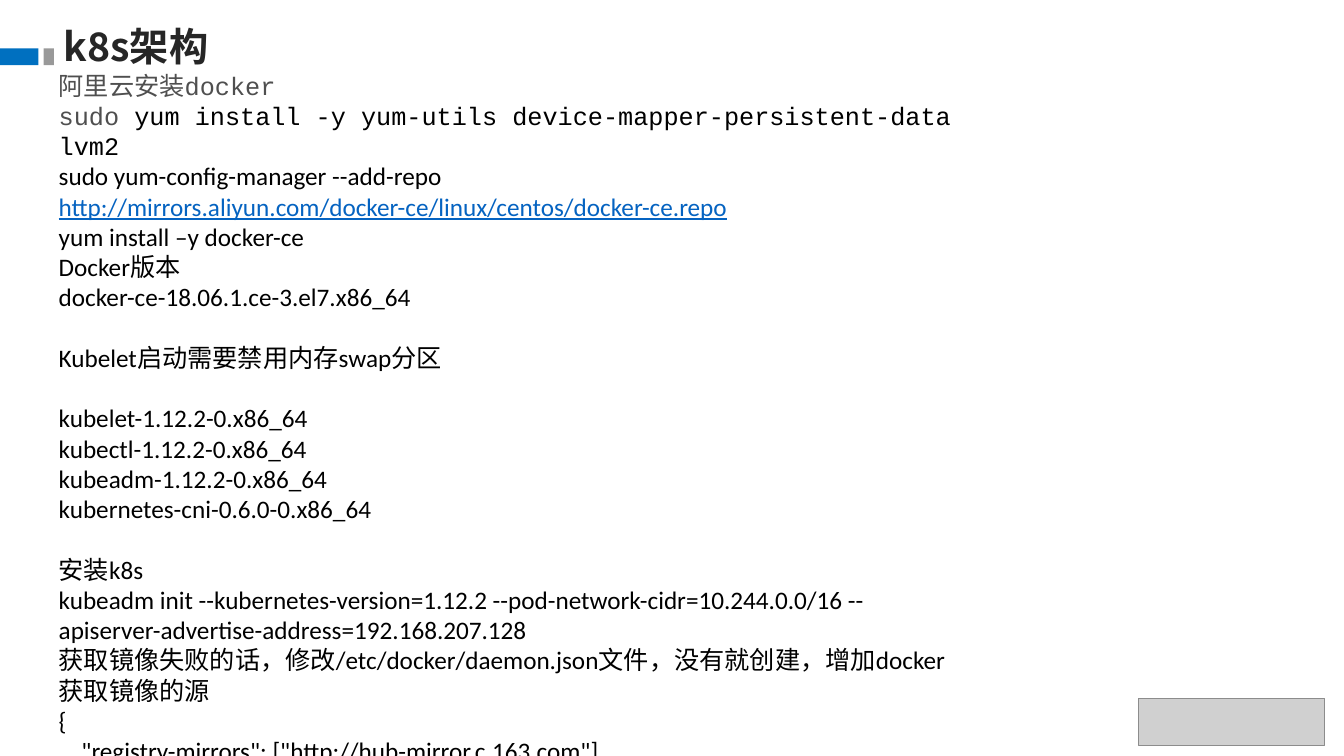
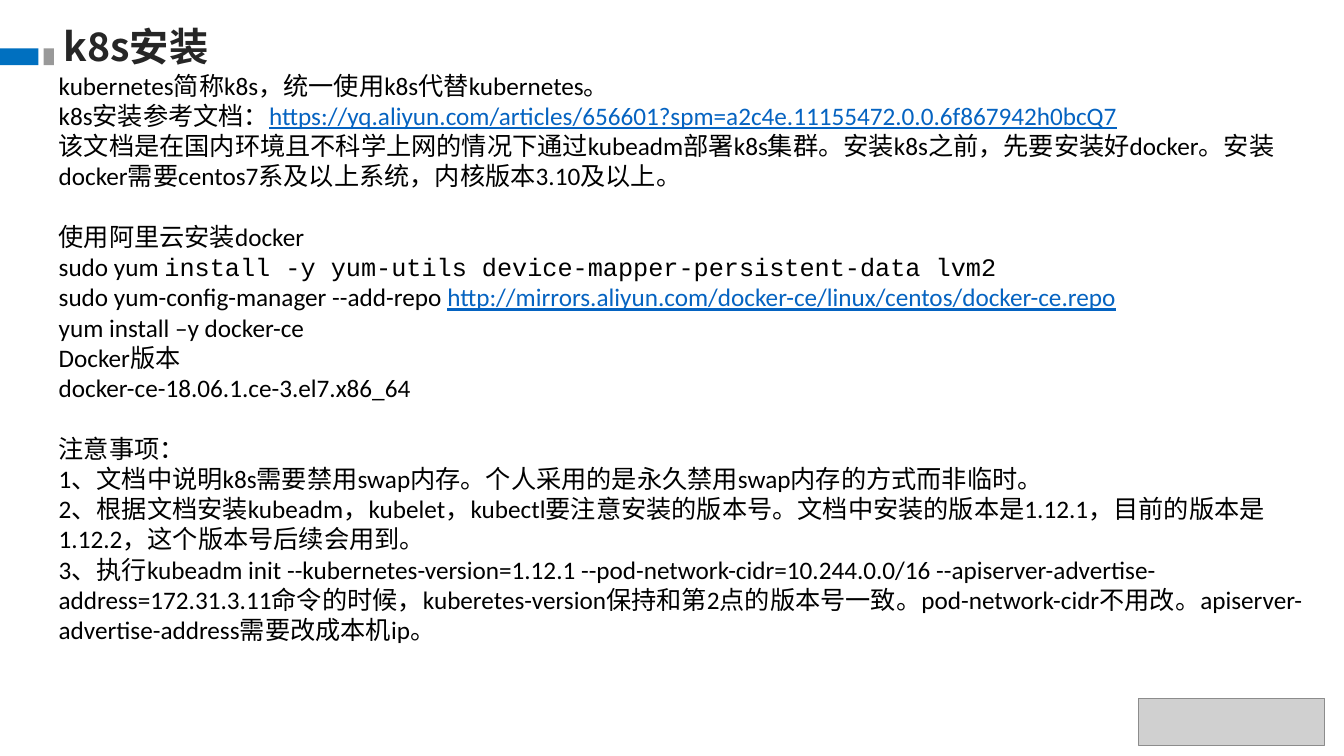
Before and after one commit to theDEADpool/data_structure, a slide deck: slide 3 of k8s.pptx (slide 1 before the commit). Drawn at 1344x756 pixels with LibreOffice and Linux fonts; fonts in the diff are those of the drawing; grey boxes stand for pictures. Boxes give left, top, right and bottom in pixels: in the first picture for what was removed or moved away, otherwise in the second. Text is boxed around its words. In the diff, an @@ line names an element or a change of style, - is before the commit and + after.

```diff
--- a/k8s.pptx
+++ b/k8s.pptx
@@ text at <box>64,27,208,65</box>: text changed @@
-k8s架构
+k8s安装
@@ text at <box>59,74,1275,248</box>: text changed; font Courier New to Calibri; text colour #4F4F4F to #000000 @@
-阿里云安装docker
+kubernetes简称k8s，统一使用k8s代替kubernetes。
+k8s安装参考文档：https://yq.aliyun.com/articles/656601?spm=a2c4e.11155472.0.0.6f867942h0bcQ7
+该文档是在国内环境且不科学上网的情况下通过kubeadm部署k8s集群。安装k8s之前，先要安装好docker。安装docker需要centos7系及以上系统，内核版本3.10及以上。
+使用阿里云安装docker
@@ text at <box>59,258,996,282</box>: font Courier New to Calibri in "sudo yum"; text colour #4F4F4F to #000000 in "sudo" @@
@@ text at <box>59,436,1302,643</box>: text changed @@
-Kubelet启动需要禁用内存swap分区
-kubelet-1.12.2-0.x86_64
-kubectl-1.12.2-0.x86_64
-kubeadm-1.12.2-0.x86_64
-kubernetes-cni-0.6.0-0.x86_64
-安装k8s
-kubeadm init --kubernetes-version=1.12.2 --pod-network-cidr=10.244.0.0/16 --apiserver-advertise-address=192.168.207.128
-获取镜像失败的话，修改/etc/docker/daemon.json文件，没有就创建，增加docker获取镜像的源
-{
-"registry-mirrors": ["http://hub-mirror.c.163.com"]
-}
+注意事项：
+1、文档中说明k8s需要禁用swap内存。个人采用的是永久禁用swap内存的方式而非临时。
+2、根据文档安装kubeadm，kubelet，kubectl要注意安装的版本号。文档中安装的版本是1.12.1，目前的版本是1.12.2，这个版本号后续会用到。
+3、执行kubeadm init --kubernetes-version=1.12.1 --pod-network-cidr=10.244.0.0/16 --apiserver-advertise-address=172.31.3.11命令的时候，kuberetes-version保持和第2点的版本号一致。pod-network-cidr不用改。apiserver-advertise-address需要改成本机ip。
```
Also in this commit, not shown: 2 other slides changed, 4 slides added, 2 slides removed.
